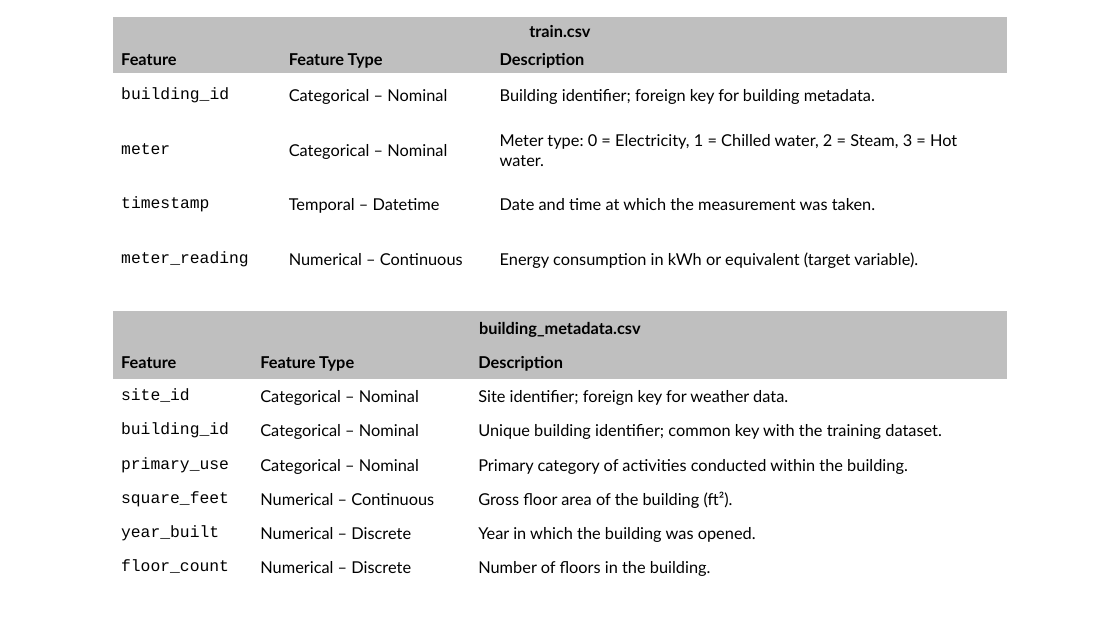
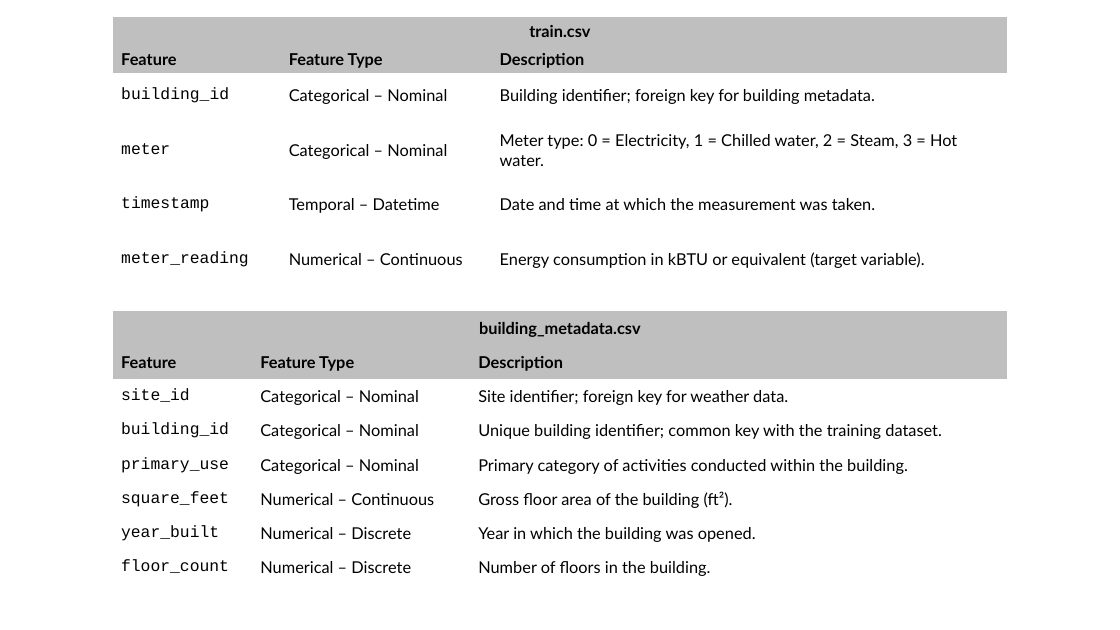
Before and after one commit to talalal3thman/test-github, a slide deck: slide 3 of capstone project/02-lightning-talk-2/lightning-talk-2.pptx. Drawn at 1120x630 pixels with LibreOffice and Linux fonts; fonts in the diff are those of the drawing. Boxes give left, top, right and bottom in pixels: in the first picture for what was removed or moved away, otherwise in the second. Text is boxed around its words. In the diff, an @@ line names an element or a change of style, - is before the commit and + after.

```diff
--- a/capstone project/02-lightning-talk-2/lightning-talk-2.pptx
+++ b/capstone project/02-lightning-talk-2/lightning-talk-2.pptx
@@ table at (113,17,1007,291) @@
-row 6, column 3: Energy consumption in kWh or equivalent (target variable).
+row 6, column 3: Energy consumption in kBTU or equivalent (target variable).
```
Also in this commit, not shown: 1 slide added.
